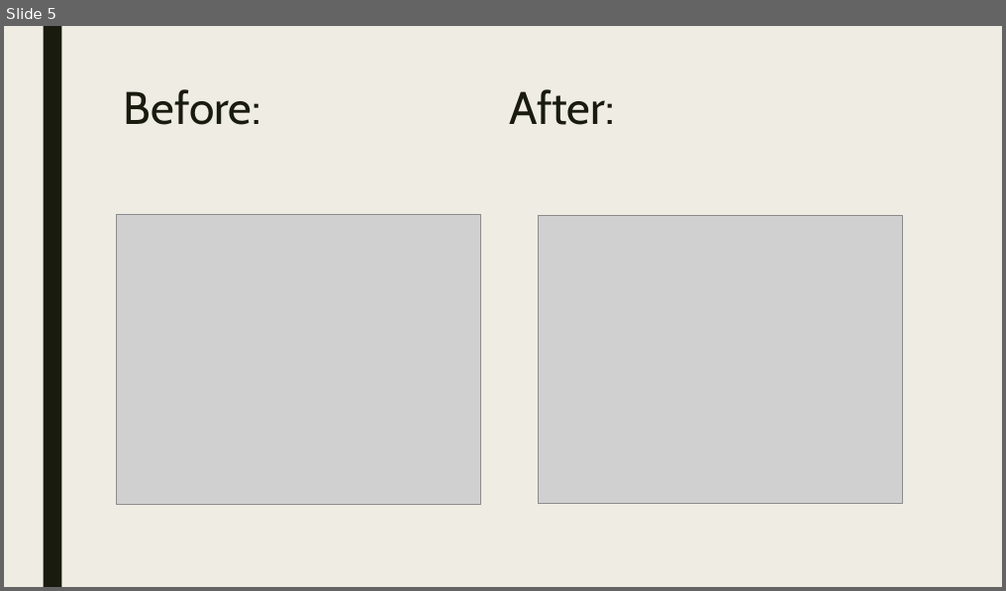
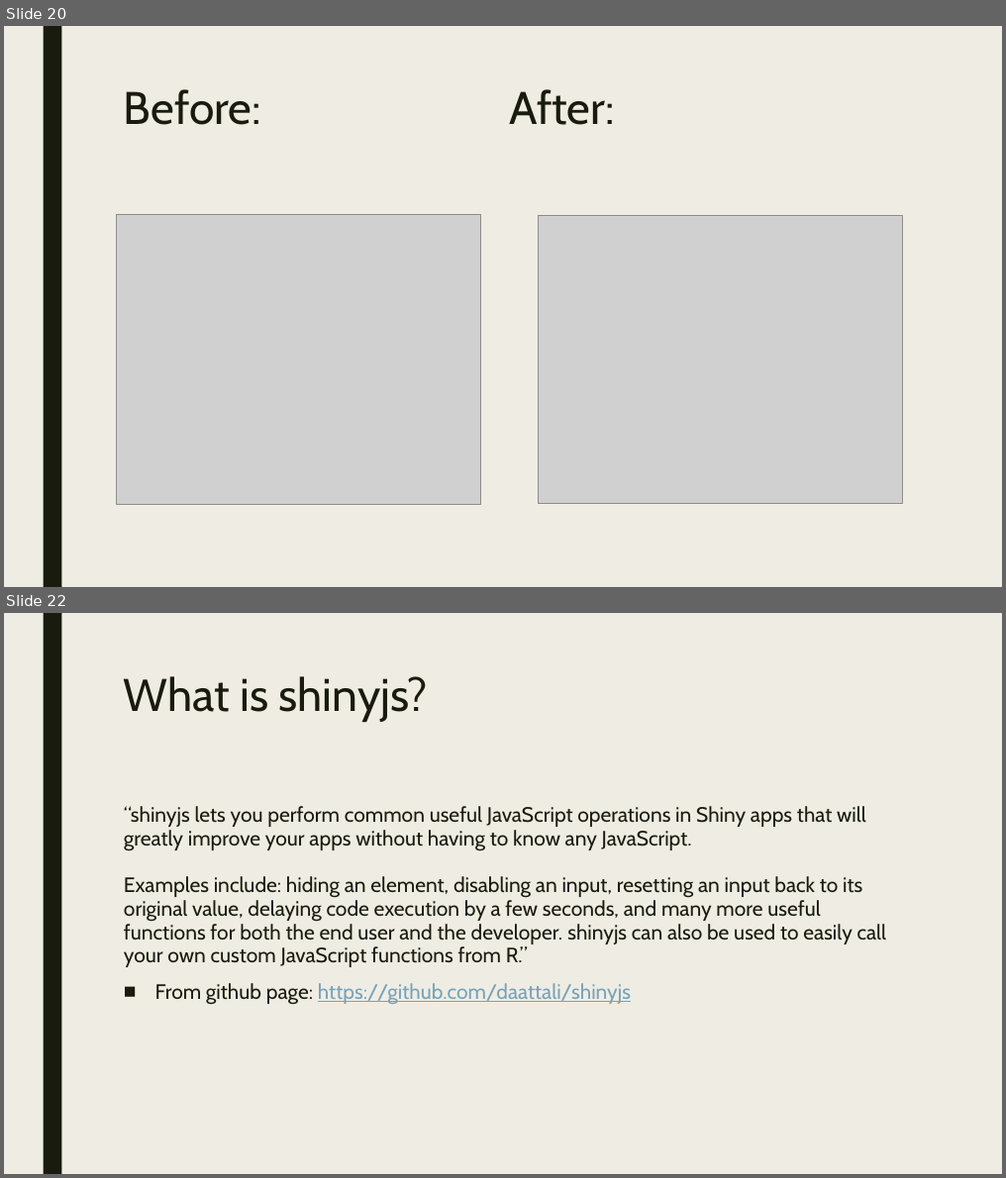
Before and after one commit to RforOperations2018/Class_5, a slide deck: Class 6.pptx. Shown one above the other, each under a label of ours: slide 5 before the commit, slides 20 and 22 after it; the slides between them are not shown. The pictures are 1006x591 and 1006x1178 pixels, drawn with LibreOffice and Linux fonts; fonts in the diff are those of the drawing; grey boxes stand for pictures. Boxes give left, top, right and bottom in pixels: in the first picture for what was removed or moved away, otherwise in the second. Text is boxed around its words. In the diff, an @@ line names an element or a change of style, - is before the commit and + after.

Commit message:
Class examples

```diff
--- a/Class 6.pptx
+++ b/Class 6.pptx
@@ slide 22 added at (x1=4, y1=613, x2=1002, y2=1174), background #EFEDE3; not listed: 1 template element that a slide beside it also shows @@
@@ title added at (x1=124, y1=676, x2=428, y2=722), 44 pt, text #191B0E @@
+What is shinyjs?
@@ text added at (x1=124, y1=806, x2=887, y2=1005), 20 pt, text #191B0E @@
+“shinyjs lets you perform common useful JavaScript operations in Shiny apps that will greatly improve your apps without having to know any JavaScript.
+Examples include: hiding an element, disabling an input, resetting an input back to its original value, delaying code execution by a few seconds, and many more useful functions for both the end user and the developer. shinyjs can also be used to easily call your own custom JavaScript functions from R.”
+■ From github page: https://github.com/daattali/shinyjs
@@ what was slide 5 is now slide 20 @@
```
Also in this commit, not shown: 3 slides changed, 10 other slides added, 2 other files.
